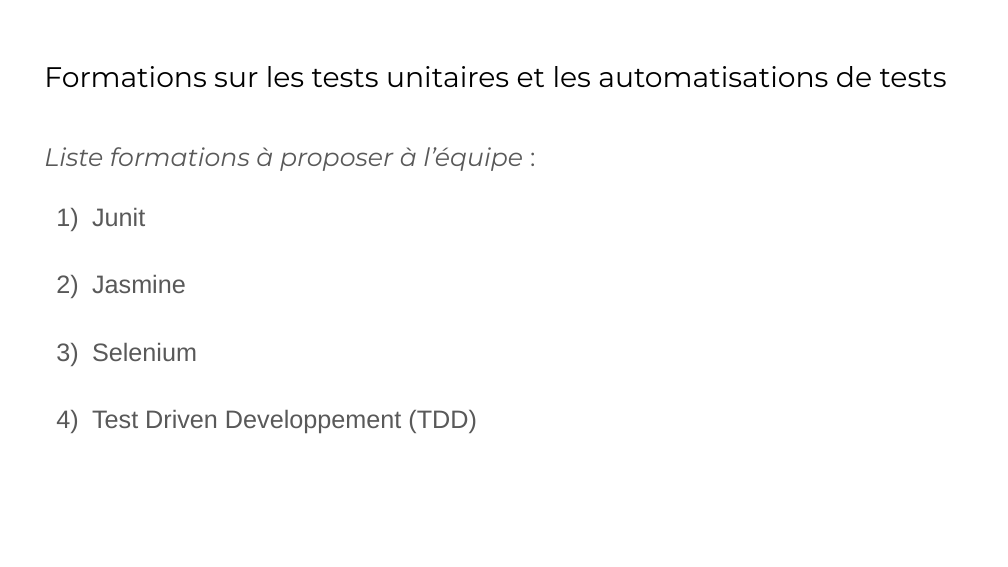
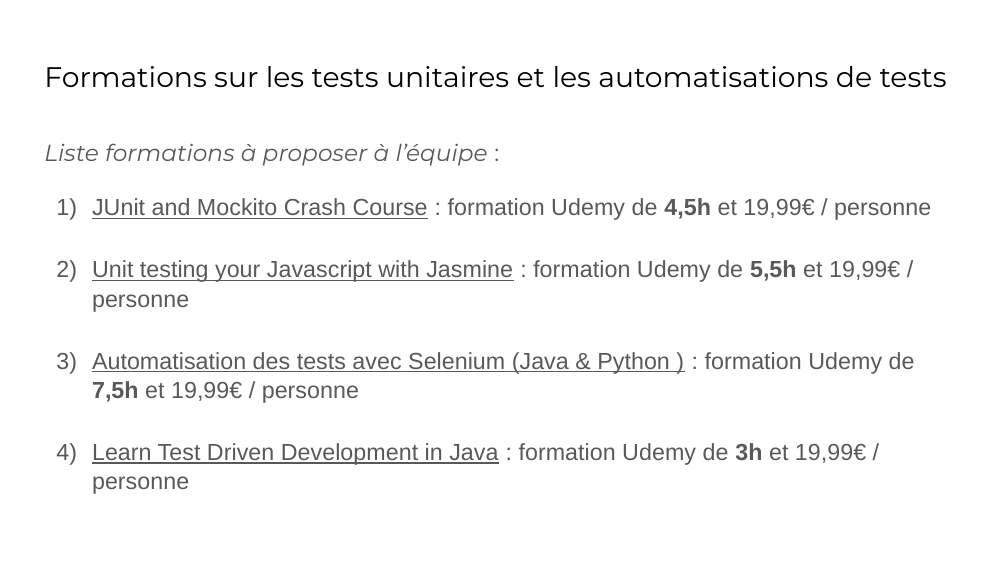
Before and after one commit to ZaeRon007/Projet11, a slide deck: slide 3 of PELISSIER_Julien_1_Plan-d'Action.odp. Drawn at 1008x567 pixels with LibreOffice and Linux fonts; fonts in the diff are those of the drawing. Boxes give left, top, right and bottom in pixels: in the first picture for what was removed or moved away, otherwise in the second. Text is boxed around its words. In the diff, an @@ line names an element or a change of style, - is before the commit and + after.

```diff
--- a/PELISSIER_Julien_1_Plan-d'Action.odp
+++ b/PELISSIER_Julien_1_Plan-d'Action.odp
@@ text at box(44, 143, 488, 166): size 18 to 16.6 pt in "Liste formations à proposer à l’équipe :"; line spacing 1.15 to 1.05 @@
@@ text at box(92, 198, 931, 494): text changed; size 18 to 16.6 pt @@
-1) Junit
-2) Jasmine
-3) Selenium
-4) Test Driven Developpement (TDD)
+1) JUnit and Mockito Crash Course : formation Udemy de 4,5h et 19,99€ / personne
+2) Unit testing your Javascript with Jasmine : formation Udemy de 5,5h et 19,99€ / personne
+3) Automatisation des tests avec Selenium (Java & Python ) : formation Udemy de 7,5h et 19,99€ / personne
+4) Learn Test Driven Development in Java : formation Udemy de 3h et 19,99€ / personne
```
Also in this commit, not shown: 1 other slide changed, 9 other files.
